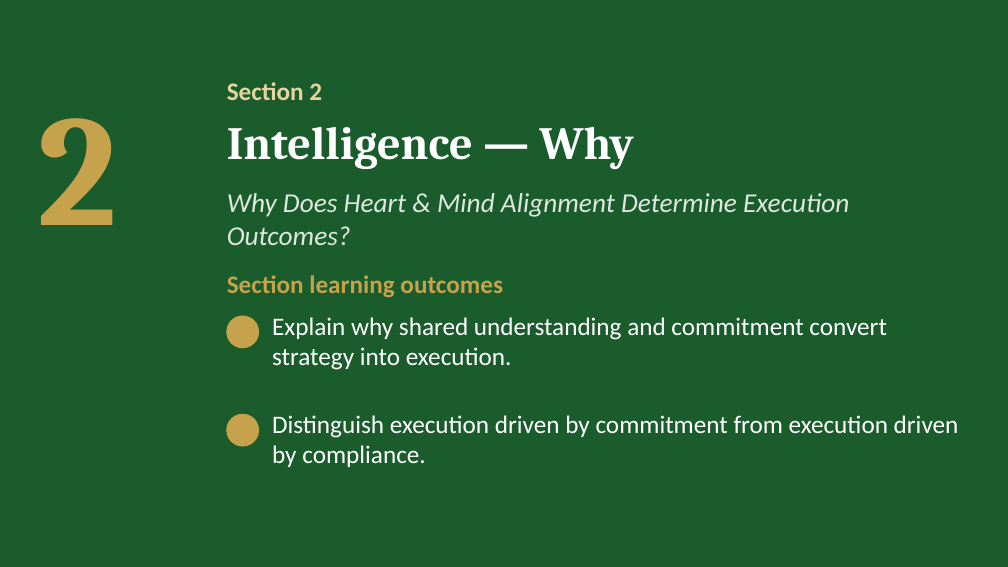
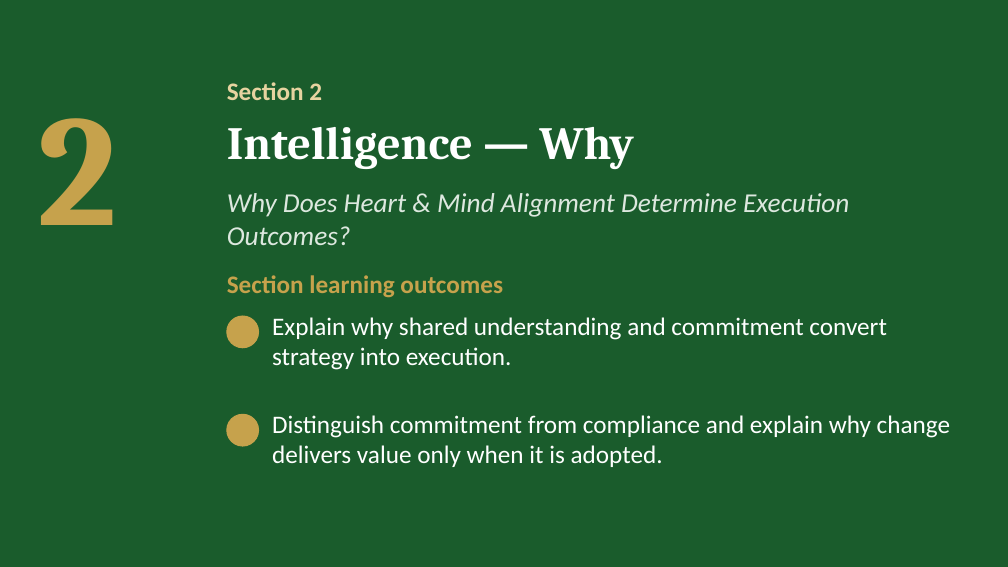
Before and after one commit to IBSL26/ibsl-platform, a slide deck: slide 14 of Unit decks/Unit 05 - Aligning Heart & Mind.pptx (slide 10 before the commit). Drawn at 1008x567 pixels with LibreOffice and Linux fonts; fonts in the diff are those of the drawing; background and template pictures are left out. Boxes give left, top, right and bottom in pixels: in the first picture for what was removed or moved away, otherwise in the second. Text is boxed around its words. In the diff, an @@ line names an element or a change of style, - is before the commit and + after.

```diff
--- a/Unit decks/Unit 05 - Aligning Heart & Mind.pptx
+++ b/Unit decks/Unit 05 - Aligning Heart & Mind.pptx
@@ text at (x1=272, y1=415, x2=950, y2=467): text changed @@
-Distinguish execution driven by commitment from execution driven by compliance.
+Distinguish commitment from compliance and explain why change delivers value only when it is adopted.
```
Also in this commit, not shown: 8 other slides changed, 8 slides added, 8 other files.
